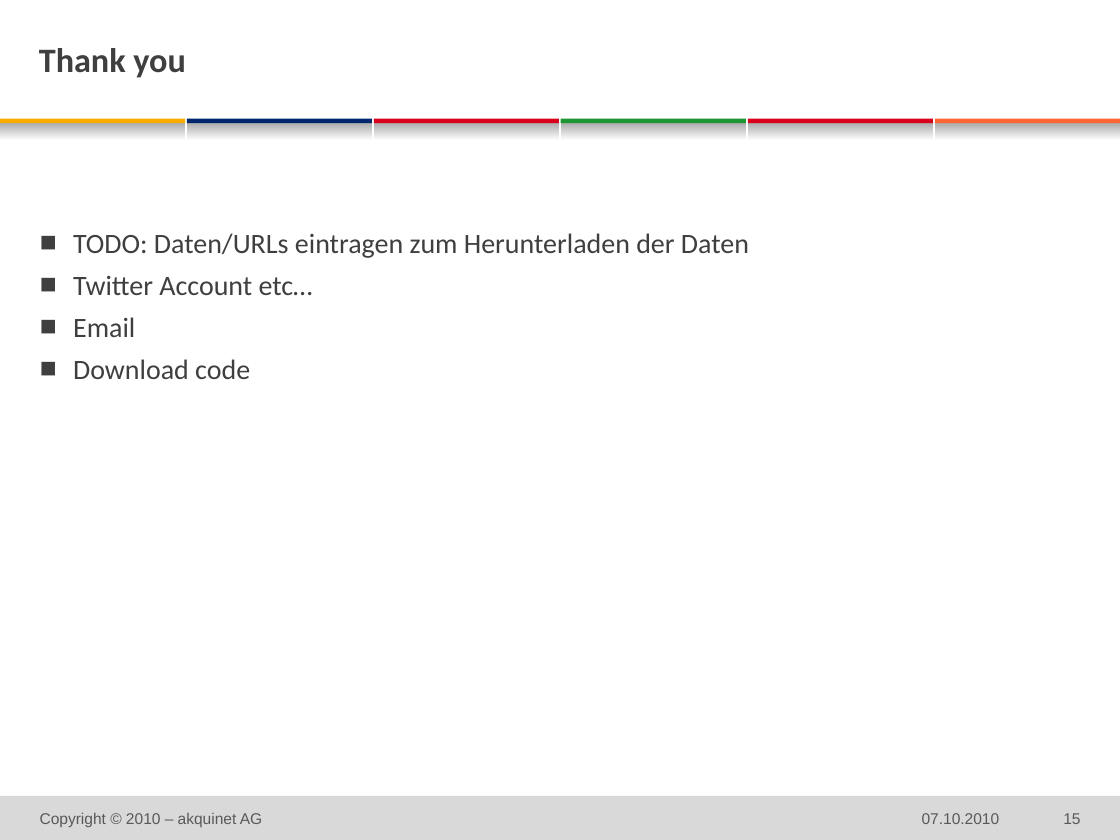
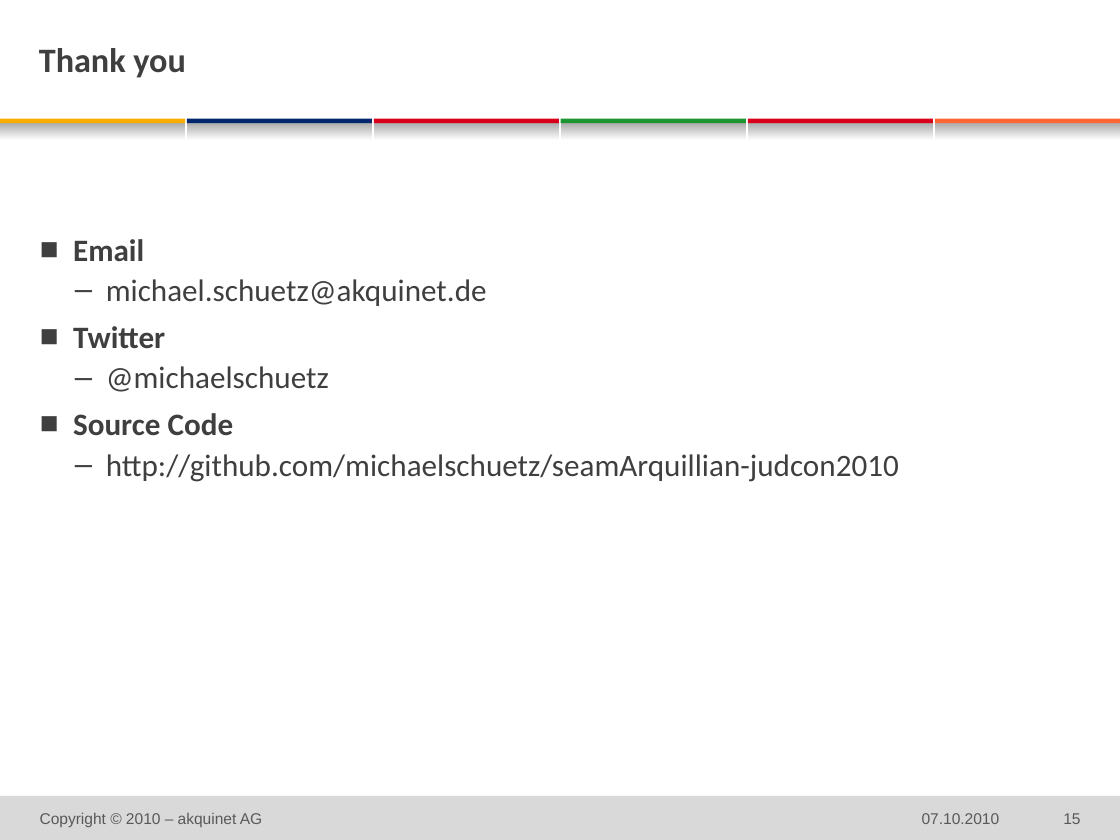
Before and after one commit to michaelschuetz/seamArquillian-judcon2010, a slide deck: slide 15 of doc/judcon_SeamArquillian.pptx. Drawn at 1120x840 pixels with LibreOffice and Linux fonts; fonts in the diff are those of the drawing; background and template pictures are left out. Boxes give left, top, right and bottom in pixels: in the first picture for what was removed or moved away, otherwise in the second. Text is boxed around its words. In the diff, an @@ line names an element or a change of style, - is before the commit and + after.

```diff
--- a/doc/judcon_SeamArquillian.pptx
+++ b/doc/judcon_SeamArquillian.pptx
@@ text at bbox=[73, 233, 749, 295]: paragraphs removed @@
-  ■ TODO: Daten/URLs eintragen zum Herunterladen der Daten
-  ■ Twitter Account etc…
@@ text at bbox=[73, 239, 144, 261]: size 18 to 20 pt, bold on in "Email" @@
@@ text at bbox=[73, 279, 899, 482]: text changed; size 18 to 20 pt @@
-  ■ Download code
+    – michael.schuetz@akquinet.de
+  ■ Twitter
+    – @michaelschuetz
+  ■ Source Code
+    – http://github.com/michaelschuetz/seamArquillian-judcon2010
```
Also in this commit, not shown: 11 other slides changed.
